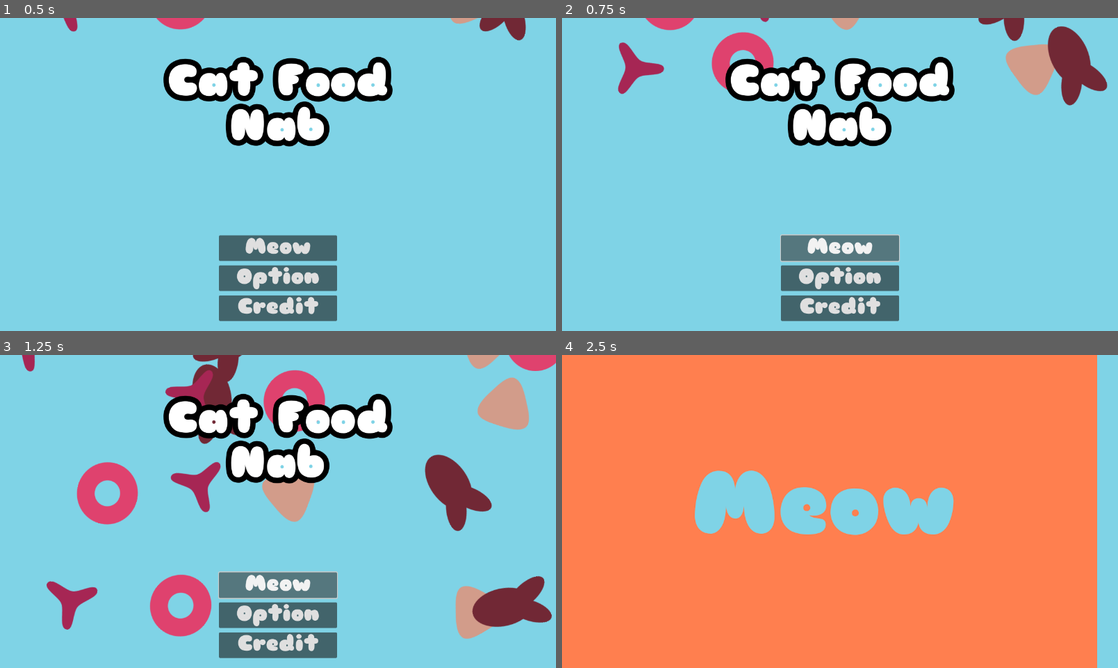
Above: before the commit, frames 1-4 (two rows, left to right).
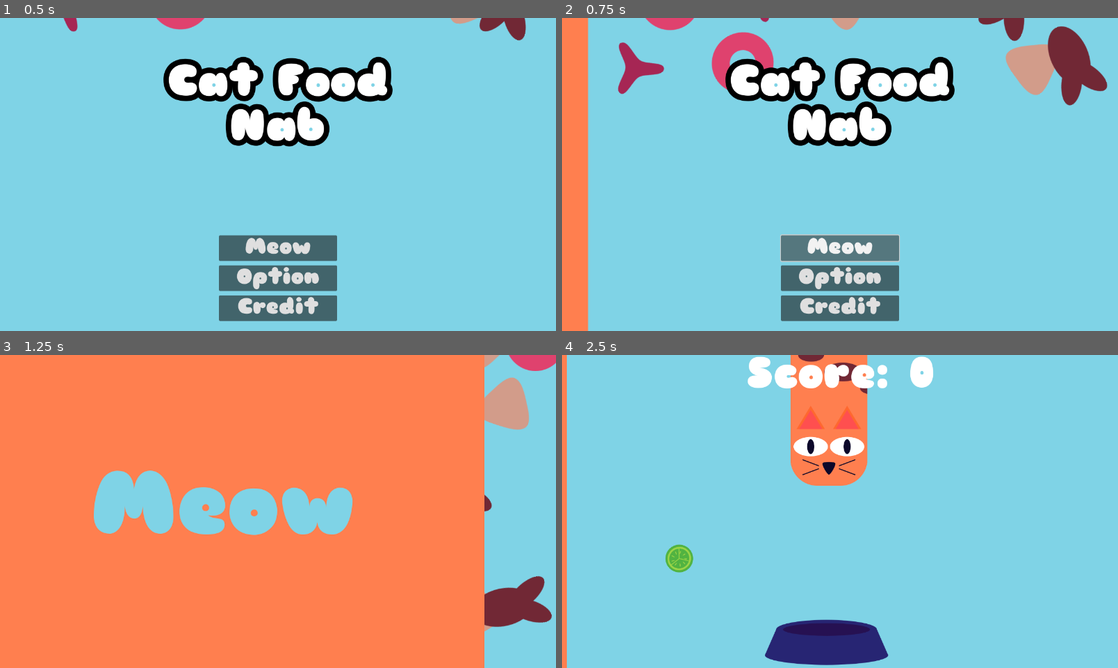
Above: after the commit, the same moments.

Repository: alexbernachi/GMTK-Game-Jam
Game: Godot game, scene res://scene/title_screen.tscn
Two runs of this game, one before a commit and one after it. Both use one fixed random seed, a clock stepped at 60 frames per second and the inputs below. Sound files missing from this copy of the repository are replaced by a short silence.
Inputs (mouse positions are in pixels of both pictures, inside the frame that each line leads up to):
- Up to frame 1 (0.5 s): no input
- Up to frame 2 (0.75 s): click "Meow" at 0.5 s
- Up to frame 3 (1.25 s): no input
- Up to frame 4 (2.5 s): click "Option" at 1.25 s; click (840, 646) at 2 s, where only the run before the commit has a clickable "Credit"

Frame 1 is identical in both runs. In frame 2, 4.8% of the frame differs, in the area x 0-5%, y 0-100%; in frame 3, 83%; in frame 4, 86%, in the area x 0-97%, y 0-100%.

Commit message:
Update
Fix the Particle colors
Add and change Particle effect
make scene transition easier and effect to all transition

Diff:
--- a/bowl.gd
+++ b/bowl.gd
@@ -1,21 +1,39 @@
 extends Area2D
 
 @onready var Munch_SFX: AudioStreamPlayer2D = $MunchSFX
+@onready var CPU_Particles_2d: CPUParticles2D = $CPUParticles2D
 
 var points: int = 1
 
+func _ready() -> void:
+	GameManager.connect("Food", Foodmanager)
+
+func Foodmanager(Type):
+	@warning_ignore("unused_variable")
+	match Type:
+		1:
+			CPU_Particles_2d.self_modulate = Color(0.824, 0.612, 0.541, 1.0)
+		2:
+			CPU_Particles_2d.self_modulate = Color(0.443, 0.157, 0.208, 1.0)
+		3:
+			CPU_Particles_2d.self_modulate = Color(0.651, 0.149, 0.329, 1.0)
+		4:
+			CPU_Particles_2d.self_modulate = Color(0.875, 0.259, 0.431, 1.0)
+		_:
+			push_error("Particle Color does not process")
+
+
 func _on_body_entered(body: Node2D) -> void:
 		body.queue_free()
-
-
 
 func _on_area_entered(area):
 	if area.name == "PointShape":
 		GameManager.emit_signal("Points", points)
 		Munch_SFX.pitch_scale = randf_range(0.80, 1.24)
+		Munch_SFX.play()
+		print(area)
+		CPU_Particles_2d.emitting = true
 
-		Munch_SFX.play()
-		area.queue_free()
 	if area.name == "DeadShape":
 		GameManager.emit_signal("Lose")
 		return
--- a/bowl.tscn
+++ b/bowl.tscn
@@ -1,11 +1,18 @@
-[gd_scene load_steps=5 format=3 uid="uid://do5wrqquhuc62"]
+[gd_scene load_steps=7 format=3 uid="uid://do5wrqquhuc62"]
 
 [ext_resource type="Script" path="res://bowl.gd" id="1_uou67"]
 [ext_resource type="Texture2D" uid="uid://b6ss37nchtjfu" path="res://Asset/SVG/Bowl.svg" id="2_kj20d"]
 [ext_resource type="AudioStream" uid="uid://dxup2xojtwl2x" path="res://Asset/Sound/carrotnom.mp3" id="3_ww74u"]
+[ext_resource type="Texture2D" uid="uid://b4usxx3mywn4l" path="res://Asset/SVG/Crumbs.svg" id="4_hj68d"]
 
 [sub_resource type="RectangleShape2D" id="RectangleShape2D_amwcj"]
 size = Vector2(204, 102)
+
+[sub_resource type="CanvasItemMaterial" id="CanvasItemMaterial_n6h6m"]
+particles_animation = true
+particles_anim_h_frames = 3
+particles_anim_v_frames = 1
+particles_anim_loop = false
 
 [node name="Bowl" type="Area2D"]
 collision_layer = 8
@@ -24,5 +31,23 @@
 stream = ExtResource("3_ww74u")
 pitch_scale = 1.24
 
+[node name="CPUParticles2D" type="CPUParticles2D" parent="."]
+z_index = 2
+material = SubResource("CanvasItemMaterial_n6h6m")
+emitting = false
+lifetime = 2.0
+one_shot = true
+speed_scale = 2.0
+explosiveness = 1.0
+texture = ExtResource("4_hj68d")
+spread = 180.0
+gravity = Vector2(0, 500)
+initial_velocity_max = 400.0
+angle_min = -593.4
+angle_max = 209.8
+scale_amount_min = 0.5
+scale_amount_max = 0.5
+anim_offset_max = 1.0
+
 [connection signal="area_entered" from="." to="." method="_on_area_entered"]
 [connection signal="body_entered" from="." to="." method="_on_body_entered"]
--- a/control.gd
+++ b/control.gd
@@ -2,5 +2,5 @@
 
 
 func _on_button_pressed() -> void:
-	get_tree().change_scene_to_file("res://scene/title_screen.tscn")
+	SceneTransition.change_scene("res://scene/title_screen.tscn", 2)
 	pass # Replace with function body.
--- a/game_manager.gd
+++ b/game_manager.gd
@@ -6,4 +6,7 @@
 @warning_ignore("unused_signal")
 signal Lose()
 
+@warning_ignore("unused_signal")
+signal Food(Type)
+
 var Totals: int = 0
--- a/scene/credit.tscn
+++ b/scene/credit.tscn
@@ -1,5 +1,6 @@
-[gd_scene load_steps=4 format=3 uid="uid://bsxlpnaj3146"]
+[gd_scene load_steps=5 format=3 uid="uid://bsxlpnaj3146"]
 
+[ext_resource type="Theme" uid="uid://dkkmstnd7ws1s" path="res://First Theme.tres" id="1_li1jh"]
 [ext_resource type="Script" path="res://control.gd" id="1_r8mun"]
 [ext_resource type="FontFile" uid="uid://cc1j7bh6n0ryh" path="res://Asset/Sniglet.otf" id="2_g0qqw"]
 [ext_resource type="Texture2D" uid="uid://chpiqmfu15ohh" path="res://Asset/PNG/gmtk2024-logo.png" id="3_o1lwt"]
@@ -11,18 +12,44 @@
 anchor_bottom = 1.0
 grow_horizontal = 2
 grow_vertical = 2
+theme = ExtResource("1_li1jh")
 script = ExtResource("1_r8mun")
 
-[node name="Label" type="Label" parent="."]
+[node name="TextureRect" type="TextureRect" parent="."]
+layout_mode = 1
+anchors_preset = 2
+anchor_top = 1.0
+anchor_bottom = 1.0
+offset_top = -720.0
+offset_right = 1920.0
+offset_bottom = 333.0
+grow_vertical = 0
+scale = Vector2(0.125, 0.125)
+texture = ExtResource("3_o1lwt")
+
+[node name="VBoxContainer" type="VBoxContainer" parent="."]
 layout_mode = 1
 anchors_preset = 15
 anchor_right = 1.0
 anchor_bottom = 1.0
 grow_horizontal = 2
 grow_vertical = 2
+
+[node name="MarginContainer" type="MarginContainer" parent="VBoxContainer"]
+layout_mode = 2
+size_flags_vertical = 3
+
+[node name="ScrollContainer" type="ScrollContainer" parent="VBoxContainer/MarginContainer"]
+layout_mode = 2
+horizontal_scroll_mode = 0
+
+[node name="Label" type="Label" parent="VBoxContainer/MarginContainer/ScrollContainer"]
+layout_mode = 2
+size_flags_horizontal = 3
 theme_override_fonts/font = ExtResource("2_g0qqw")
 theme_override_font_sizes/font_size = 30
-text = "Credit
+text = "
+Credit
 
 Developed by Galaxmii
 
@@ -39,36 +66,23 @@
 Font:
 \"Sniglet\"
 The League of Moveable Type
-"
+
+Also, Special Thank for help:
+Joybotics
+Ahoyitme
+Adscomics"
 horizontal_alignment = 1
 
-[node name="Button" type="Button" parent="."]
-layout_mode = 1
-anchors_preset = 7
-anchor_left = 0.5
-anchor_top = 1.0
-anchor_right = 0.5
-anchor_bottom = 1.0
-offset_left = -77.5
-offset_top = -71.855
-offset_right = 77.5
-offset_bottom = -12.855
-grow_horizontal = 2
-grow_vertical = 0
+[node name="MarginContainer2" type="MarginContainer" parent="VBoxContainer"]
+layout_mode = 2
+theme_override_constants/margin_left = 300
+theme_override_constants/margin_right = 300
+theme_override_constants/margin_bottom = 20
+
+[node name="Button" type="Button" parent="VBoxContainer/MarginContainer2"]
+layout_mode = 2
 theme_override_fonts/font = ExtResource("2_g0qqw")
 theme_override_font_sizes/font_size = 50
 text = "Home"
 
-[node name="TextureRect" type="TextureRect" parent="."]
-layout_mode = 1
-anchors_preset = 2
-anchor_top = 1.0
-anchor_bottom = 1.0
-offset_top = -720.0
-offset_right = 1920.0
-offset_bottom = 333.0
-grow_vertical = 0
-scale = Vector2(0.125, 0.125)
-texture = ExtResource("3_o1lwt")
-
-[connection signal="pressed" from="Button" to="." method="_on_button_pressed"]
+[connection signal="pressed" from="VBoxContainer/MarginContainer2/Button" to="." method="_on_button_pressed"]
--- a/scene/game_over.gd
+++ b/scene/game_over.gd
@@ -13,8 +13,6 @@
 
 
 func _on_home_pressed() -> void:
-	Sad_Meow.play()
-	await Sad_Meow.finished
 	Engine.time_scale = 1
-	SceneTransition.change_scene("res://scene/title_screen.tscn")
+	SceneTransition.change_scene("res://scene/title_screen.tscn", 1)
 	pass # Replace with function body.
--- a/scene/option.gd
+++ b/scene/option.gd
@@ -35,7 +35,7 @@
 	pass # Replace with function body.
 
 func _on_return_pressed() -> void:
-	SceneTransition.change_scene("res://scene/title_screen.tscn")
+	SceneTransition.change_scene("res://scene/title_screen.tscn", 2)
 	pass # Replace with function body.
 
 
--- a/scene/scissor.gd
+++ b/scene/scissor.gd
@@ -1,4 +1,6 @@
 extends CharacterBody2D
+
+
 
 var dir: float
 var Food_pick: int
@@ -12,14 +14,12 @@
 var Grab: bool = false
 
 func _ready() -> void:
-
 	randomize()
 	Food_pick= Food_Randomizer()
 	if position.x < 500:
 		dir = 1
 	if position.x > 500:
 		dir = -1
-	print(Food_pick)
 
 
 func _physics_process(_delta):
@@ -77,5 +77,6 @@
 
 func _on_point_shape_area_entered(area: Area2D) -> void:
 	if area.name == "Bowl":
-		print("insert Crumbs")
+		GameManager.Food.emit(Food_pick)
+		queue_free()
 	pass # Replace with function body.
--- a/scene/scissor.tscn
+++ b/scene/scissor.tscn
@@ -1,23 +1,16 @@
-[gd_scene load_steps=10 format=3 uid="uid://bjfntw51oa6tq"]
+[gd_scene load_steps=8 format=3 uid="uid://bjfntw51oa6tq"]
 
 [ext_resource type="Script" path="res://scene/scissor.gd" id="1_r3pml"]
 [ext_resource type="Texture2D" uid="uid://c5e5ui3ce6cmb" path="res://Asset/SVG/Cat Food 1.svg" id="2_6perw"]
 [ext_resource type="Texture2D" uid="uid://jr1adengeyk5" path="res://Asset/SVG/Cat Food 2.svg" id="3_y5l80"]
 [ext_resource type="Texture2D" uid="uid://1rarfdrq4d3h" path="res://Asset/SVG/Cat Food 3.svg" id="4_b4fje"]
 [ext_resource type="Texture2D" uid="uid://bubtc7d66toy0" path="res://Asset/SVG/Cat Food 4.svg" id="5_5ritl"]
-[ext_resource type="Texture2D" uid="uid://b4usxx3mywn4l" path="res://Asset/SVG/Crumbs.svg" id="6_kvabs"]
 
 [sub_resource type="RectangleShape2D" id="RectangleShape2D_fqukr"]
 size = Vector2(44, 40)
 
 [sub_resource type="RectangleShape2D" id="RectangleShape2D_thtr1"]
 size = Vector2(20, 40)
-
-[sub_resource type="CanvasItemMaterial" id="CanvasItemMaterial_oudnc"]
-particles_animation = true
-particles_anim_h_frames = 3
-particles_anim_v_frames = 1
-particles_anim_loop = false
 
 [node name="Scissor" type="CharacterBody2D"]
 z_index = -1
@@ -65,11 +58,6 @@
 [node name="CollisionShape2D2" type="CollisionShape2D" parent="PointShape"]
 shape = SubResource("RectangleShape2D_fqukr")
 
-[node name="CPUParticles2D" type="CPUParticles2D" parent="."]
-material = SubResource("CanvasItemMaterial_oudnc")
-texture = ExtResource("6_kvabs")
-anim_offset_max = 1.0
-
 [connection signal="body_entered" from="Area2D" to="." method="_on_body_entered"]
 [connection signal="body_exited" from="Area2D" to="." method="_on_area_2d_body_exited"]
 [connection signal="area_entered" from="PointShape" to="." method="_on_point_shape_area_entered"]
--- a/scene/title_screen.gd
+++ b/scene/title_screen.gd
@@ -3,15 +3,13 @@
 @onready var Cat_SFX: AudioStreamPlayer2D = $Cat_SFX
 
 func _on_start_pressed() -> void:
-	Cat_SFX.play()
-	await Cat_SFX.finished
-	SceneTransition.change_scene("res://scene/proto.tscn")
+	SceneTransition.change_scene("res://scene/proto.tscn", 2)
 	pass # Replace with function body.
 
 func _on_credit_pressed() -> void:
-	SceneTransition.change_scene("res://scene/credit.tscn")
+	SceneTransition.change_scene("res://scene/credit.tscn", 2)
 	pass # Replace with function body.
 
 func _on_option_pressed() -> void:
-	SceneTransition.change_scene("res://scene/option.tscn")
+	SceneTransition.change_scene("res://scene/option.tscn", 2)
 	pass # Replace with function body.
--- a/scene_transition.gd
+++ b/scene_transition.gd
@@ -1,11 +1,27 @@
 extends CanvasLayer
 
+var Catmeow = preload("res://Asset/Sound/cat-meow.mp3")
+var CatMeow2 = preload("res://Asset/Sound/cat-call-meow 2.mp3")
+
 @onready var AnimPlayer = $AnimationPlayer
+@onready var AudioPlayer: AudioStreamPlayer = $AudioStreamPlayer
 
 
-func change_scene(target: String) -> void:
+func change_scene(target: String, Music: int) -> void:
+	Transition_music(Music)
 	AnimPlayer.play("Slide_Right")
 	await AnimPlayer.animation_finished
 	get_tree().change_scene_to_file(target)
 	AnimPlayer.play("Slide_Right_Out")
 	pass
+
+func Transition_music(Target: int):
+	match Target:
+		1:
+			AudioPlayer.stream = Catmeow
+			AudioPlayer.pitch_scale = 0.8
+		2:
+			AudioPlayer.stream = CatMeow2
+			AudioPlayer.pitch_scale = 1.01
+		_:
+			push_error("Can't Find Audio from this list")
--- a/scene_transition.tscn
+++ b/scene_transition.tscn
@@ -2,6 +2,43 @@
 
 [ext_resource type="Theme" uid="uid://dkkmstnd7ws1s" path="res://First Theme.tres" id="1_c3yde"]
 [ext_resource type="Script" path="res://scene_transition.gd" id="1_vo7wv"]
+
+[sub_resource type="Animation" id="Animation_apjan"]
+length = 2.0
+tracks/0/type = "bezier"
+tracks/0/imported = false
+tracks/0/enabled = true
+tracks/0/path = NodePath("ColorRect:size:x")
+tracks/0/interp = 1
+tracks/0/loop_wrap = true
+tracks/0/keys = {
+"handle_modes": PackedInt32Array(0),
+"points": PackedFloat32Array(0, -0.25, 0, 0.25, 0),
+"times": PackedFloat32Array(0)
+}
+tracks/1/type = "bezier"
+tracks/1/imported = false
+tracks/1/enabled = true
+tracks/1/path = NodePath("ColorRect/Label:position:x")
+tracks/1/interp = 1
+tracks/1/loop_wrap = true
+tracks/1/keys = {
+"handle_modes": PackedInt32Array(0),
+"points": PackedFloat32Array(-700, -0.25, 0, 0.25, 0),
+"times": PackedFloat32Array(0)
+}
+tracks/2/type = "value"
+tracks/2/imported = false
+tracks/2/enabled = true
+tracks/2/path = NodePath("AudioStreamPlayer:playing")
+tracks/2/interp = 1
+tracks/2/loop_wrap = true
+tracks/2/keys = {
+"times": PackedFloat32Array(0),
+"transitions": PackedFloat32Array(1),
+"update": 1,
+"values": [false]
+}
 
 [sub_resource type="Animation" id="Animation_05t42"]
 resource_name = "Slide_Right"
@@ -28,30 +65,17 @@
 "points": PackedFloat32Array(-650, -0.25, 0, 0.5, 0, 337, -0.65, 0, 0.25, 0),
 "times": PackedFloat32Array(0, 1)
 }
-
-[sub_resource type="Animation" id="Animation_apjan"]
-length = 2.0
-tracks/0/type = "bezier"
-tracks/0/imported = false
-tracks/0/enabled = true
-tracks/0/path = NodePath("ColorRect:size:x")
-tracks/0/interp = 1
-tracks/0/loop_wrap = true
-tracks/0/keys = {
-"handle_modes": PackedInt32Array(0),
-"points": PackedFloat32Array(0, -0.25, 0, 0.25, 0),
-"times": PackedFloat32Array(0)
-}
-tracks/1/type = "bezier"
-tracks/1/imported = false
-tracks/1/enabled = true
-tracks/1/path = NodePath("ColorRect/Label:position:x")
-tracks/1/interp = 1
-tracks/1/loop_wrap = true
-tracks/1/keys = {
-"handle_modes": PackedInt32Array(0),
-"points": PackedFloat32Array(-700, -0.25, 0, 0.25, 0),
-"times": PackedFloat32Array(0)
+tracks/2/type = "value"
+tracks/2/imported = false
+tracks/2/enabled = true
+tracks/2/path = NodePath("AudioStreamPlayer:playing")
+tracks/2/interp = 1
+tracks/2/loop_wrap = true
+tracks/2/keys = {
+"times": PackedFloat32Array(0),
+"transitions": PackedFloat32Array(1),
+"update": 1,
+"values": [true]
 }
 
 [sub_resource type="Animation" id="Animation_pg363"]
@@ -111,9 +135,9 @@
 anchor_top = 0.5
 anchor_right = 0.5
 anchor_bottom = 0.5
-offset_left = -700.0
+offset_left = -650.0
 offset_top = -100.0
-offset_right = -93.0
+offset_right = -43.0
 offset_bottom = 100.0
 grow_horizontal = 2
 grow_vertical = 2
@@ -123,3 +147,6 @@
 text = "Meow"
 horizontal_alignment = 1
 vertical_alignment = 1
+
+[node name="AudioStreamPlayer" type="AudioStreamPlayer" parent="."]
+bus = &"SFX"
Not shown: 7 places in First Theme.tres that only renumber resources
